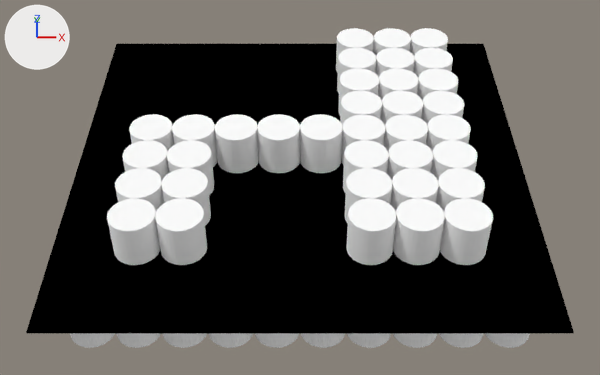
The Blender file scene/.output.blend, before and after one commit.
Rendered twice from a 50 mm lens placed at (4.5, -11.65, 14.31), pointed at (4.5, 3.97, 0.64). Lighting does not change. The marker at upper left points along +X, +Y and +Z. Both versions are drawn at frame 125 of the action 'Cylinder_1_1Action'; the numbers are the values there.
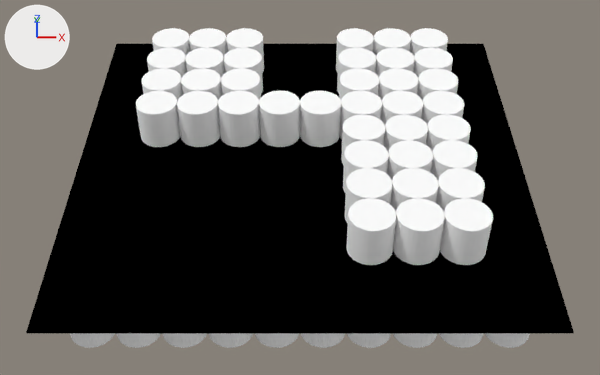
The edits, one by one:
Object 'Cylinder_1_1' (ob_cylinder_1_1) moves from (1.0, 1.0, 2.0) to (1.0, 1.0, 0.5).
Object 'Cylinder_1_2' (ob_cylinder_1_2) moves from (1.0, 2.0, 2.0) to (1.0, 2.0, 0.5).
Object 'Cylinder_1_3' (ob_cylinder_1_3) moves from (1.0, 3.0, 2.0) to (1.0, 3.0, 0.5).
Object 'Cylinder_1_4' (ob_cylinder_1_4) moves from (1.0, 4.0, 2.0) to (1.0, 4.0, 0.5).
Object 'Cylinder_1_5' (ob_cylinder_1_5) moves from (1.0, 5.0, 0.5) to (1.0, 5.0, 2.0).
Object 'Cylinder_1_6' (ob_cylinder_1_6) moves from (1.0, 6.0, 0.5) to (1.0, 6.0, 2.0).
Object 'Cylinder_1_7' (ob_cylinder_1_7) moves from (1.0, 7.0, 0.5) to (1.0, 7.0, 2.0).
Object 'Cylinder_1_8' (ob_cylinder_1_8) moves from (1.0, 8.0, 0.5) to (1.0, 8.0, 2.0).
Object 'Cylinder_2_1' (ob_cylinder_2_1) moves from (2.0, 1.0, 2.0) to (2.0, 1.0, 0.5).
Object 'Cylinder_2_2' (ob_cylinder_2_2) moves from (2.0, 2.0, 2.0) to (2.0, 2.0, 0.5).
Object 'Cylinder_2_3' (ob_cylinder_2_3) moves from (2.0, 3.0, 2.0) to (2.0, 3.0, 0.5).
Object 'Cylinder_2_4' (ob_cylinder_2_4) moves from (2.0, 4.0, 2.0) to (2.0, 4.0, 0.5).
Object 'Cylinder_2_5' (ob_cylinder_2_5) moves from (2.0, 5.0, 0.5) to (2.0, 5.0, 2.0).
Object 'Cylinder_2_6' (ob_cylinder_2_6) moves from (2.0, 6.0, 0.5) to (2.0, 6.0, 2.0).
Object 'Cylinder_2_7' (ob_cylinder_2_7) moves from (2.0, 7.0, 0.5) to (2.0, 7.0, 2.0).
Object 'Cylinder_2_8' (ob_cylinder_2_8) moves from (2.0, 8.0, 0.5) to (2.0, 8.0, 2.0).
Object 'Cylinder_3_4' (ob_cylinder_3_4) moves from (3.0, 4.0, 2.0) to (3.0, 4.0, 0.5).
Object 'Cylinder_3_5' (ob_cylinder_3_5) moves from (3.0, 5.0, 0.5) to (3.0, 5.0, 2.0).
Object 'Cylinder_3_6' (ob_cylinder_3_6) moves from (3.0, 6.0, 0.5) to (3.0, 6.0, 2.0).
Object 'Cylinder_3_7' (ob_cylinder_3_7) moves from (3.0, 7.0, 0.5) to (3.0, 7.0, 2.0).
Object 'Cylinder_3_8' (ob_cylinder_3_8) moves from (3.0, 8.0, 0.5) to (3.0, 8.0, 2.0).
Object 'Cylinder_4_4' (ob_cylinder_4_4) moves from (4.0, 4.0, 2.0) to (4.0, 4.0, 0.5).
Object 'Cylinder_4_5' (ob_cylinder_4_5) moves from (4.0, 5.0, 0.5) to (4.0, 5.0, 2.0).
Object 'Cylinder_5_4' (ob_cylinder_5_4) moves from (5.0, 4.0, 2.0) to (5.0, 4.0, 0.5).
Object 'Cylinder_5_5' (ob_cylinder_5_5) moves from (5.0, 5.0, 0.5) to (5.0, 5.0, 2.0).

Changed parts and their boxes [x1, y1, x2, y2] in the pictures (600 x 375 px):
'Cylinder_2_1', moved (not visible afterwards): before [155, 198, 207, 265]
'Cylinder_1_1', moved (not visible afterwards): before [107, 198, 160, 265]
'Cylinder_3_4', moved (not visible afterwards): before [215, 114, 259, 173]
'Cylinder_4_4', moved (not visible afterwards): before [257, 114, 300, 173]
'Cylinder_5_4', moved (not visible afterwards): before [300, 114, 343, 173]
'Cylinder_3_5', moved (not visible before): after [218, 91, 260, 147]
'Cylinder_2_5', moved (not visible before): after [177, 91, 220, 147]
'Cylinder_1_5', moved (not visible before): after [136, 91, 181, 147]
'Cylinder_4_5', moved (not visible before): after [259, 91, 300, 147]
'Cylinder_5_5', moved (not visible before): after [300, 91, 341, 147]
'Cylinder_2_2', moved (not visible afterwards): before [161, 168, 211, 226]
'Cylinder_1_2', moved (not visible afterwards): before [115, 168, 164, 211]
'Cylinder_2_3', moved (not visible afterwards): before [167, 140, 214, 195]
'Cylinder_1_3', moved (not visible afterwards): before [122, 140, 169, 180]
'Cylinder_2_4', moved (not visible afterwards): before [172, 114, 217, 167]
'Cylinder_1_4', moved (not visible afterwards): before [129, 114, 174, 152]
'Cylinder_1_6', moved (not visible before): after [142, 68, 183, 101]
'Cylinder_2_6', moved (not visible before): after [181, 68, 222, 100]
'Cylinder_3_6', moved (not visible before): after [221, 68, 261, 100]
'Cylinder_3_7', moved (not visible before): after [224, 48, 263, 93]
'Cylinder_1_7', moved (not visible before): after [147, 48, 187, 79]
'Cylinder_2_7', moved (not visible before): after [185, 48, 225, 77]
'Cylinder_3_8', moved (not visible before): after [226, 28, 264, 73]
'Cylinder_2_8', moved (not visible before): after [189, 28, 227, 56]
'Cylinder_1_8', moved (not visible before): after [152, 28, 190, 57]
